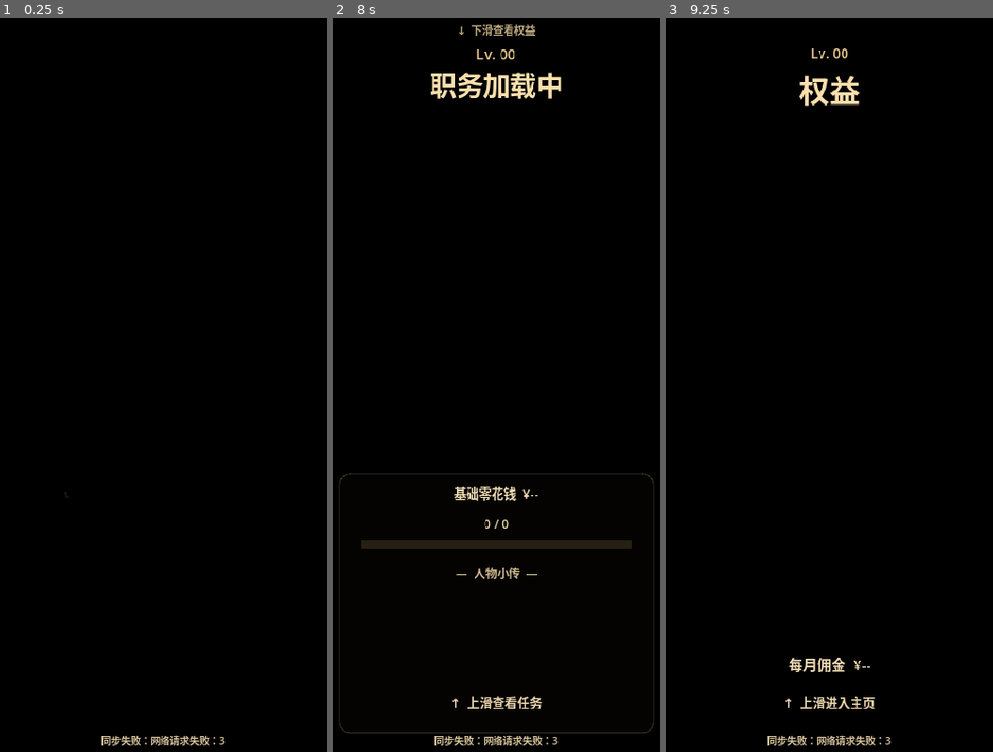
Above: before the commit, frames 1-3 (left to right).
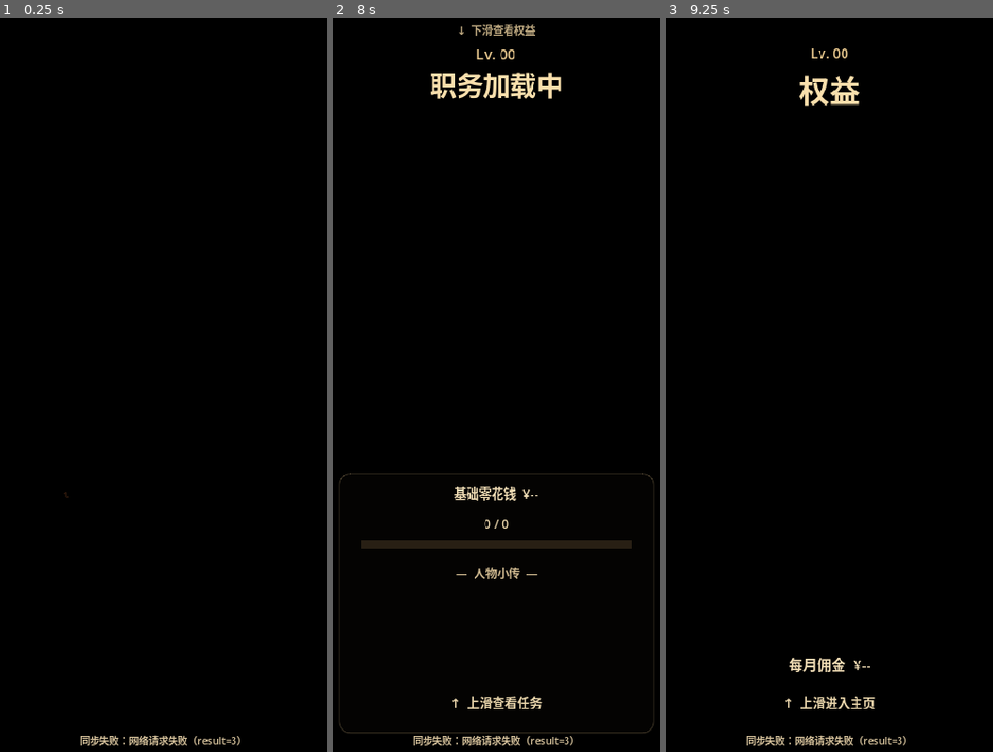
Above: after the commit, the same moments.

Repository: a1040060844/laoniu-husband-client
Game: Godot game, scene res://scenes/main.tscn
Two runs of this game, one before a commit and one after it. Both use one fixed random seed, a clock stepped at 60 frames per second and the inputs below.
Inputs (mouse positions are in pixels of both pictures, inside the frame that each line leads up to):
- Up to frame 1 (0.25 s): no input
- Up to frame 2 (8 s): click (411, 715) at 0.5 s; click (610, 223) at 1.25 s; tap Enter at 2, 4.25, 5.75 s; move the mouse to (571, 340) at 2.02 s; click (571, 340) at 2.17 s; click (610, 223) at 2.75 s; tap Space at 3.5, 5, 6.5 s; drag from (427, 414) to (480, 531) at 3.52 s; move the mouse to (532, 216) at 4.27 s; click (532, 216) at 4.42 s; drag from (480, 531) to (391, 267) at 5.02 s; move the mouse to (601, 495) at 5.77 s; click (601, 495) at 5.92 s; drag from (391, 267) to (444, 194) at 6.52 s; move the mouse to (512, 377) at 7.27 s; click (512, 377) at 7.42 s
- Up to frame 3 (9.25 s): drag from (777, 194) to (760, 414) at 8.02 s; move the mouse to (904, 340) at 8.77 s; click (904, 340) at 8.92 s

The runs differ from the first frame. In frame 1, 0.4% of the frame differs, in the area x 24-74%, y 97-100%; in frame 2, 0.4%; in frame 3, 0.4%.

Commit message:
fix(godot): add state request timeout and diagnostics

Diff:
--- a/godot-wechat/src/api_client.gd
+++ b/godot-wechat/src/api_client.gd
@@ -11,6 +11,7 @@
 var _operation: String = ""
 
 func _ready() -> void:
+    _http.timeout = 12.0
     add_child(_http)
     _http.request_completed.connect(_on_request_completed)
 
@@ -57,14 +58,16 @@
     _operation = ""
 
     if result != HTTPRequest.RESULT_SUCCESS:
-        request_failed.emit("网络请求失败：%s" % result)
+        request_failed.emit("网络请求失败（result=%s）" % result)
         return
 
     var text: String = body.get_string_from_utf8()
     var parsed: Variant = JSON.parse_string(text)
-    var payload: Dictionary = {}
-    if parsed is Dictionary:
-        payload = parsed
+    if not parsed is Dictionary:
+        request_failed.emit("服务器返回的 JSON 不是对象（HTTP %s）" % response_code)
+        return
+
+    var payload: Dictionary = parsed as Dictionary
 
     if response_code == 409:
         revision_conflict.emit(str(payload.get("revision", "")))
@@ -72,15 +75,15 @@
 
     if response_code < 200 or response_code >= 300:
         request_failed.emit(
-            "服务器返回 %s：%s" % [response_code, str(payload.get("error", text))]
+            "服务器返回 HTTP %s：%s" % [response_code, str(payload.get("error", text))]
         )
         return
 
     if operation == "load":
-        var raw_state: Variant = payload.get("state", {})
-        var state: Dictionary = {}
-        if raw_state is Dictionary:
-            state = raw_state
-        state_loaded.emit(state, str(payload.get("revision", "")))
+        var raw_state: Variant = payload.get("state", null)
+        if not raw_state is Dictionary:
+            request_failed.emit("/api/state 缺少有效 state 对象")
+            return
+        state_loaded.emit(raw_state as Dictionary, str(payload.get("revision", "")))
     elif operation == "save":
         state_saved.emit(str(payload.get("revision", "")))
